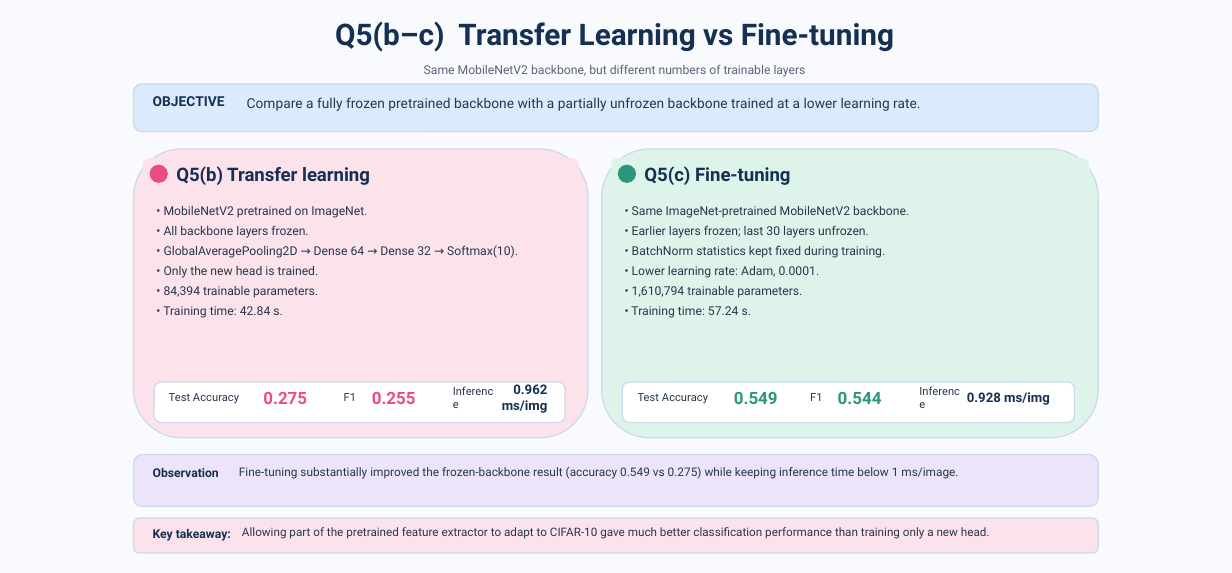
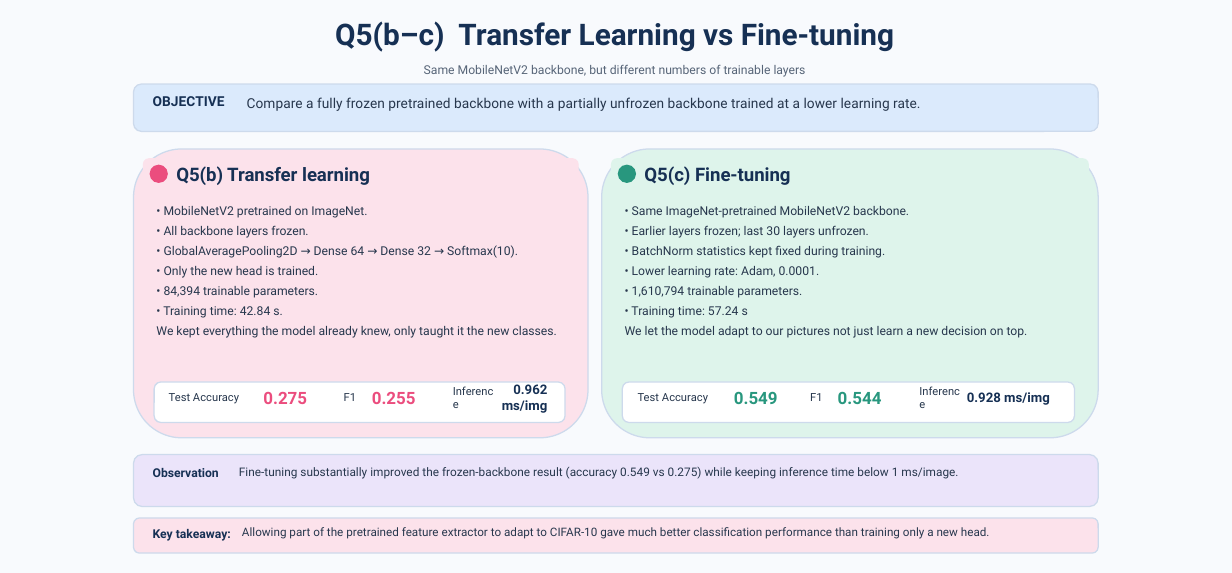
Before and after one commit to hedheddaw-stack/MAS512_Group9, a slide deck: slide 14 of MAS512_assignment1_gr9.pptx. Drawn at 1232x573 pixels with LibreOffice and Linux fonts; fonts in the diff are those of the drawing. Boxes give left, top, right and bottom in pixels: in the first picture for what was removed or moved away, otherwise in the second. Text is boxed around its words. In the diff, an @@ line names an element or a change of style, - is before the commit and + after.

```diff
--- a/MAS512_assignment1_gr9.pptx
+++ b/MAS512_assignment1_gr9.pptx
@@ text at (156, 326, 556, 338): paragraph added @@
+We kept everything the model already knew, only taught it the new classes.
@@ text at (625, 306, 1028, 338): text changed @@
-• Training time: 57.24 s.
+• Training time: 57.24 s
+We let the model adapt to our pictures not just learn a new decision on top.
```
Also in this commit, not shown: 8 other slides changed.
